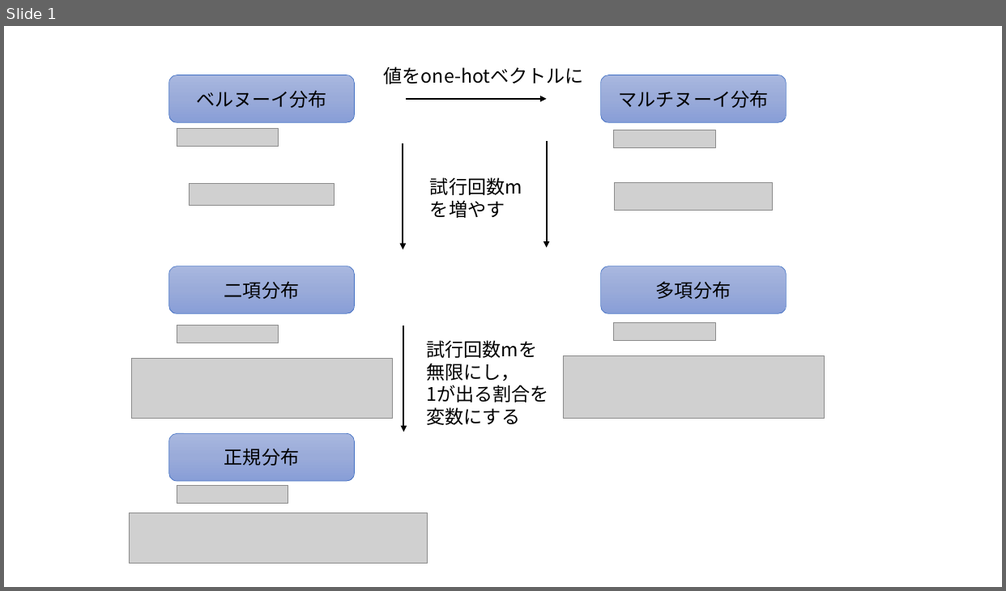
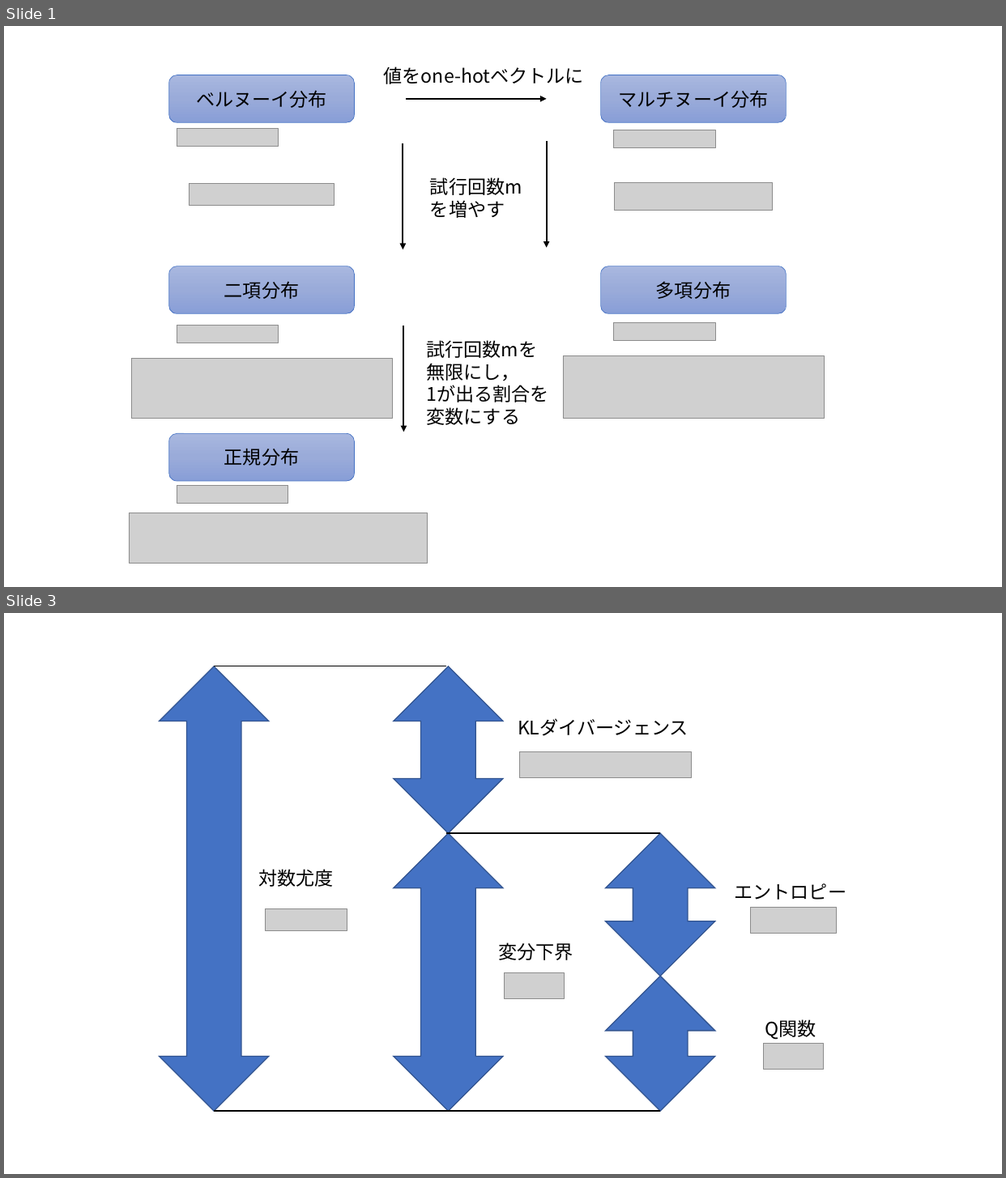
Before and after one commit to yuhi-sa/yuhi-sa.github.io, a slide deck: posts/202103bayes/多項分布.pptx. Shown one above the other, each under a label of ours: slide 1 before the commit, slides 1 and 3 after it; the slides between them are not shown. The pictures are 1006x591 and 1006x1178 pixels, drawn with LibreOffice and Linux fonts; fonts in the diff are those of the drawing; grey boxes stand for pictures. Boxes give left, top, right and bottom in pixels: in the first picture for what was removed or moved away, otherwise in the second. Text is boxed around its words. In the diff, an @@ line names an element or a change of style, - is before the commit and + after.

```diff
--- a/posts/202103bayes/多項分布.pptx
+++ b/posts/202103bayes/多項分布.pptx
@@ slide 3 added at (x1=4, y1=613, x2=1002, y2=1174), background #FFFFFF @@
@@ up down arrow added at (x1=159, y1=666, x2=268, y2=1111), fill #4472C4, outline #325491 1 pt @@
@@ line added from (215, 666) to (446, 666), #000000 1 pt @@
@@ up down arrow added at (x1=394, y1=666, x2=503, y2=833), fill #4472C4, outline #325491 1 pt @@
@@ text added at (x1=518, y1=718, x2=688, y2=736), 18 pt, text #000000 @@
+KLダイバージェンス
@@ picture added at (x1=520, y1=752, x2=691, y2=778) @@
@@ up down arrow added at (x1=394, y1=833, x2=503, y2=1111), fill #4472C4, outline #325491 1 pt @@
@@ line added from (446, 833) to (661, 833), #000000 1 pt @@
@@ up down arrow added at (x1=606, y1=833, x2=715, y2=976), fill #4472C4, outline #325491 1 pt @@
@@ text added at (x1=259, y1=869, x2=334, y2=887), 18 pt, text #000000 @@
+対数尤度
@@ text added at (x1=735, y1=884, x2=847, y2=900), 18 pt, text #000000 @@
+エントロピー
@@ picture added at (x1=266, y1=909, x2=347, y2=931) @@
@@ picture added at (x1=750, y1=907, x2=837, y2=934) @@
@@ text added at (x1=498, y1=943, x2=573, y2=960), 18 pt, text #000000 @@
+変分下界
@@ picture added at (x1=505, y1=973, x2=564, y2=999) @@
@@ up down arrow added at (x1=606, y1=976, x2=715, y2=1112), fill #4472C4, outline #325491 1 pt @@
@@ text added at (x1=765, y1=1020, x2=816, y2=1040), 18 pt, text #000000 @@
+Q関数
@@ picture added at (x1=764, y1=1043, x2=825, y2=1070) @@
@@ line added from (215, 1112) to (661, 1112), #000000 1 pt @@
```
Also in this commit, not shown: 26 other files.
